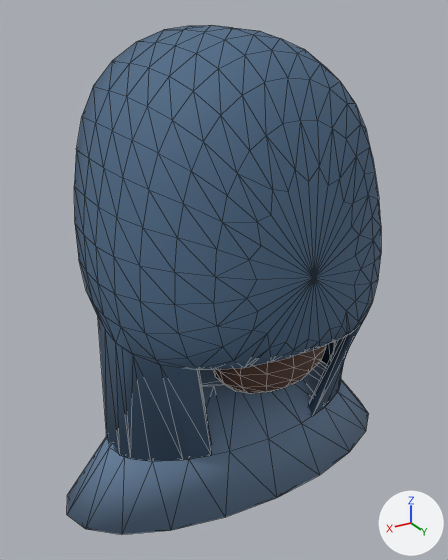
A saved change to the glTF model assets/studies/traveller_painted_bun.glb.
Before and after are seen from a 50 mm lens placed at (1.66, 2.77, 3.41), pointed at (0.07, 0.13, 2.09). The axes (+X, +Y, +Z) are drawn at lower right. The lights are the same throughout. The first picture is the older version. Mesh edges are drawn as thin lines. Vertices at exactly the same position are counted once.

Names of what the first picture shows: 'HairBun.Bun', 'Hood', 'TravellerBody'.
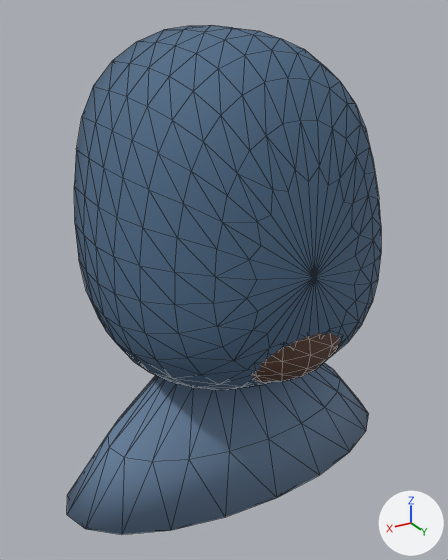
Diff of the bpy script that builds the scene:
```diff
--- a/assets/studies/traveller_painted_bun.glb.py
+++ b/assets/studies/traveller_painted_bun.glb.py
@@ me_hairbun_bun @@
 # used by ob_hairbun_bun; location = (0.0, 0.48, 1.8)
-me_hairbun_bun.from_pydata(...)  # 100 vertices, 196 faces; spans x -0.331..0.331, y -0.2..0.2, z -0.21..0.21
+me_hairbun_bun.from_pydata(...)  # 100 vertices, 196 faces; spans x -0.331..0.331, y -0.08..0.32, z -0.08..0.34
+# me_hairbun_bun part 1: the whole mesh is moved by (0.0, 0.12, 0.13)
 me_hairbun_bun.materials.append(mat_travellerbody)
@@ me_hood @@
 # used by ob_hood; location = (0.0, 0.0, 0.0)
-me_hood.from_pydata(...)  # 458 vertices, 912 faces; spans x -0.79..0.79, y -0.38..0.8, z 1.25..3.35
+me_hood.from_pydata(...)  # 514 vertices, 1024 faces; spans x -0.79..0.79, y -0.38..0.8, z 1.57..3.35
+# me_hood part 2
+# 47 vertices are removed from x -0.77..0.77, y -0.12..0.73, z 1.25..1.93
+# 163 faces are deleted
+# 28 vertices move from x -0.72..0.72, y -0.1..0.75, z 1.25..1.94 to x -0.72..0.72, y -0.11..0.73, z 1.69..1.93
+# 103 vertices are added at x -0.7..0.68, y -0.16..0.72, z 1.57..1.94
+# 275 new faces join them
 me_hood.materials.append(mat_travellerbody)
```

Where the change shows, as pixel boxes (x1, y1, x2, y2) in the pictures (448 x 560 px):
'Hood', reshaped (16% shorter)
    before: (74, 25, 381, 461)
    after: (74, 25, 381, 390)
'HairBun.Bun', moved
    before: (213, 345, 326, 393)
    after: (252, 332, 340, 383)
part 2 of me_hood, cut back
    before: (88, 295, 372, 461)
    after: (88, 295, 372, 390)
